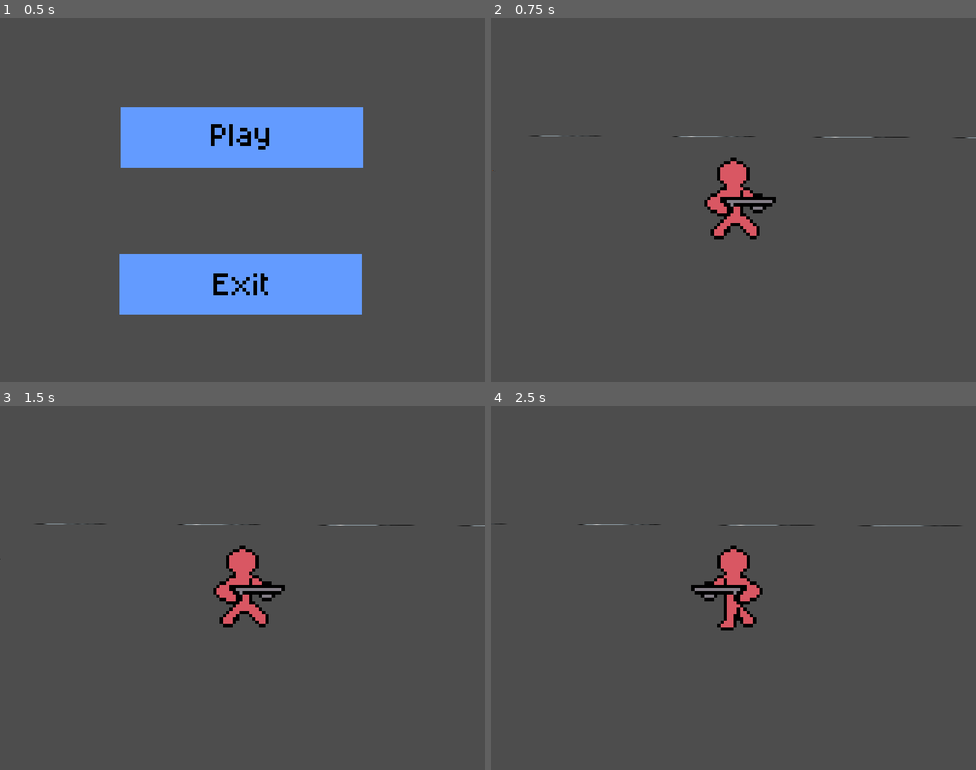
Above: before the commit, frames 1-4 (two rows, left to right).
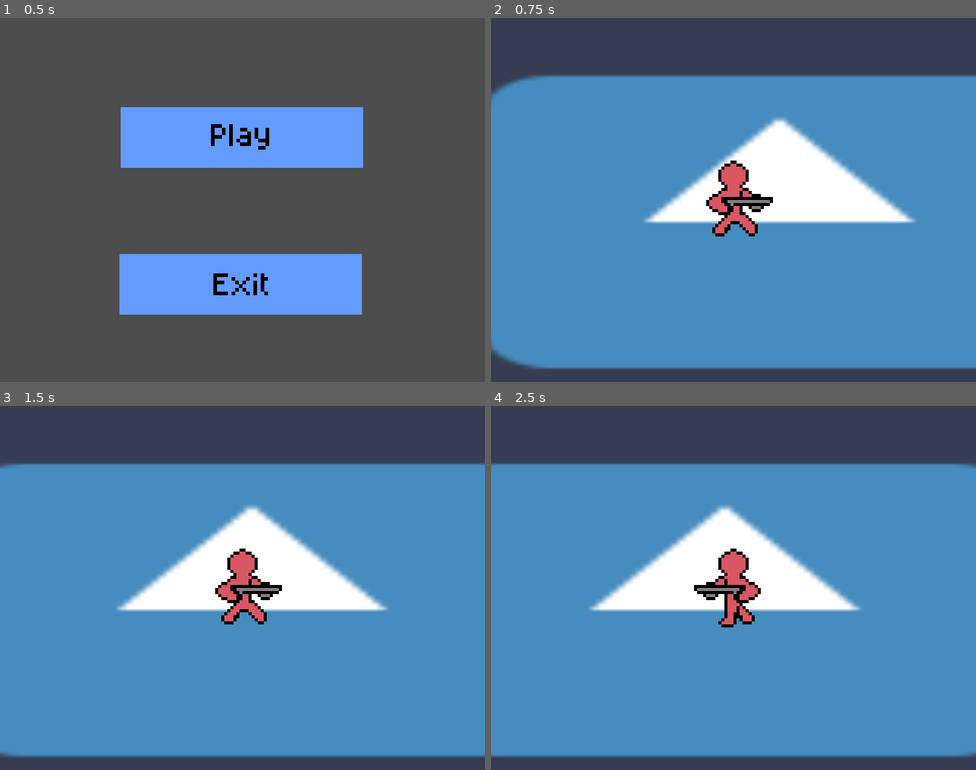
Above: after the commit, the same moments.

Repository: terminator0521/air-jumper
Game: Godot game, scene res://scenes/start_menu.tscn
The game is run twice, just before and just after one commit, with the same random seed, the same clock (stepped at 60 frames per second) and the same inputs. The engine's default icon, where the game draws it, is replaced by a stand-in: a white triangle on a blue panel in a dark square.
Inputs (mouse positions are in pixels of both pictures, inside the frame that each line leads up to):
- Up to frame 1 (0.5 s): no input
- Up to frame 2 (0.75 s): click (733, 138) at 0.5 s
- Up to frame 3 (1.5 s): tap Enter at 1.25 s; hold Right from 1.28 s (still down)
- Up to frame 4 (2.5 s): release Right at 2.03 s; hold Left from 2.03 s (still down)

Frame 1 is identical in both runs. In frame 2, 79% of the frame differs, in the area x 0-100%, y 15-97%; in frame 3, 80%; in frame 4, 80%.

Commit message:
remove rocket multimeshinstance and sliding from player

Diff:
--- a/scenes/game.tscn
+++ b/scenes/game.tscn
@@ -1,9 +1,9 @@
 [gd_scene format=3 uid="uid://bw7avjo8p17vq"]
 
+[ext_resource type="Texture2D" uid="uid://cwxk0r215eexl" path="res://icon.svg" id="1_lbhrr"]
 [ext_resource type="Script" uid="uid://dm0ix6e406opf" path="res://scripts/player.gd" id="1_yqjtg"]
 [ext_resource type="Texture2D" uid="uid://cbjqvrnjthtjc" path="res://textures/entities/player.png" id="2_lnu2h"]
-[ext_resource type="Texture2D" uid="uid://hshxno505ddx" path="res://textures/platforms/rocket.png" id="3_lnu2h"]
-[ext_resource type="Script" uid="uid://d4gm8q8j3w54e" path="res://scripts/rocket.gd" id="4_lbhrr"]
+[ext_resource type="Script" uid="uid://dicbwt0fkte4u" path="res://scripts/rocket_spawner.gd" id="3_lnu2h"]
 
 [sub_resource type="RectangleShape2D" id="RectangleShape2D_2g0sk"]
 
@@ -55,15 +55,12 @@
 "speed": 3.0
 }]
 
-[sub_resource type="QuadMesh" id="QuadMesh_njqwk"]
-size = Vector2(120, 40)
+[node name="Node2D" type="Node2D" unique_id=251696169]
 
-[sub_resource type="MultiMesh" id="MultiMesh_b1lj4"]
-instance_count = 10
-mesh = SubResource("QuadMesh_njqwk")
-buffer = PackedFloat32Array(0.5, 3.9999998, 1, 1, 1, 0.05, 0.006048387, 0.16129032, 0.7664218, 2.660608, 1, 1, 1, 0.05, 0.0071226684, 0.11808413, 1.525126, 1.5251265, 1, 1, 1, 0.05, 0.01018196, 0.08145569, 2.6606073, 0.7664218, 1, 1, 1, 0.05, 0.014760514, 0.056981348, 4, 0.5, 1, 1, 1, 0.05, 0.02016129, 0.048387095, 242, 0.5, 1, 1, 1, 0.05, 0.9798387, 0.048387095, 243.33939, 0.76642203, 1, 1, 1, 0.05, 0.98523945, 0.056981355, 244.47487, 1.525126, 1, 1, 1, 0.05, 0.98981804, 0.08145568, 245.23358, 2.660608, 1, 1, 1, 0.05, 0.99287736, 0.11808413, 245.5, 4.0000005, 1, 1, 1, 0.05, 0.9939516, 0.16129033)
-
-[node name="Node2D" type="Node2D" unique_id=251696169]
+[node name="Background" type="Sprite2D" parent="." unique_id=811809483]
+position = Vector2(62, 38.999996)
+scale = Vector2(11.0546875, 5.734375)
+texture = ExtResource("1_lbhrr")
 
 [node name="Player" type="CharacterBody2D" parent="." unique_id=61970098]
 script = ExtResource("1_yqjtg")
@@ -75,17 +72,12 @@
 
 [node name="AnimatedSprite2D" type="AnimatedSprite2D" parent="Player" unique_id=1041880759]
 texture_filter = 1
-position = Vector2(632, 107)
-scale = Vector2(5.375, 5.375)
+position = Vector2(-14, 14)
+scale = Vector2(5, 5)
 sprite_frames = SubResource("SpriteFrames_sfuul")
 animation = &"walking"
 frame = 3
 frame_progress = 0.45289633
 
-[node name="Platforms" type="Node2D" parent="." unique_id=1654445354]
-
-[node name="Rocket" type="MultiMeshInstance2D" parent="Platforms" unique_id=1317146511]
-multimesh = SubResource("MultiMesh_b1lj4")
-texture = ExtResource("3_lnu2h")
-script = ExtResource("4_lbhrr")
-instance_count = 10
+[node name="RocketSpawner" type="Node2D" parent="." unique_id=1139047990]
+script = ExtResource("3_lnu2h")
--- a/scripts/player.gd
+++ b/scripts/player.gd
@@ -10,15 +10,14 @@
 func _physics_process(delta: float) -> void:
 	# right to left movement
 	if Input.is_key_pressed(KEY_LEFT):
-		velocity.x -= SPEED * delta
+		position.x -= SPEED * delta
 		$AnimatedSprite2D.flip_h = 1
 		$AnimatedSprite2D.play("walking")
 	elif Input.is_key_pressed(KEY_RIGHT):
 		$AnimatedSprite2D.flip_h = 0
 		$AnimatedSprite2D.play("walking")
-		velocity.x += SPEED * delta
+		position.x += SPEED * delta
 	else:
 		$AnimatedSprite2D.play("default")
 
-	move_and_slide()
 	pass
--- a/scripts/rocket.gd
+++ /dev/null
@@ -1,51 +0,0 @@
-extends MultiMeshInstance2D
-
-@export var frame_height  = 1
-@export var frame_width = 2
-@export var animation_speed = 0.5
-@export var instance_count = 0
-var frame
-var total_frames
-var current_frame = 0
-var max_frame
-
-func _ready() -> void:
-	# Set instance count
-	multimesh.instance_count = instance_count
-
-	# Check for all requirements being valid
-	if texture == null or multimesh == null or multimesh.mesh == null:
-		return
-
-	# Get size of spritesheet
-	var texture_size: Vector2 = texture.get_size()
-
-	# Get size of single sprite
-	var frame_size = Vector2(
-		texture_size.x / float(frame_width),
-		texture_size.y / float(frame_height)
-	)
-
-	#get single texture
-	if multimesh.mesh is QuadMesh:
-		multimesh.mesh.size = frame_size
-
-	total_frames = frame_height * frame_width
-
-	pass # Replace with function body.
-
-func _process(delta: float) -> void:
-	# Get frame time
-	max_frame = total_frames * (1 / delta) * animation_speed
-
-	# set frame
-	if current_frame < max_frame:
-		frame = 0
-	else:
-		frame += 1
-
-	# Change frame
-	for i in range(multimesh.instance_count):
-		multimesh.set_instance_custom_data(i, Color(current_frame / total_frames, 0.0, 0.0, 0.0))
-
-	pass
--- /dev/null
+++ b/scripts/rocket_spawner.gd
@@ -0,0 +1,11 @@
+extends Node2D
+
+
+# Called when the node enters the scene tree for the first time.
+func _ready() -> void:
+	pass # Replace with function body.
+
+
+# Called every frame. 'delta' is the elapsed time since the previous frame.
+func _process(delta: float) -> void:
+	pass
Not shown, removed: scripts/rocket.gd.uid
Not shown, added: scripts/rocket_spawner.gd.uid
